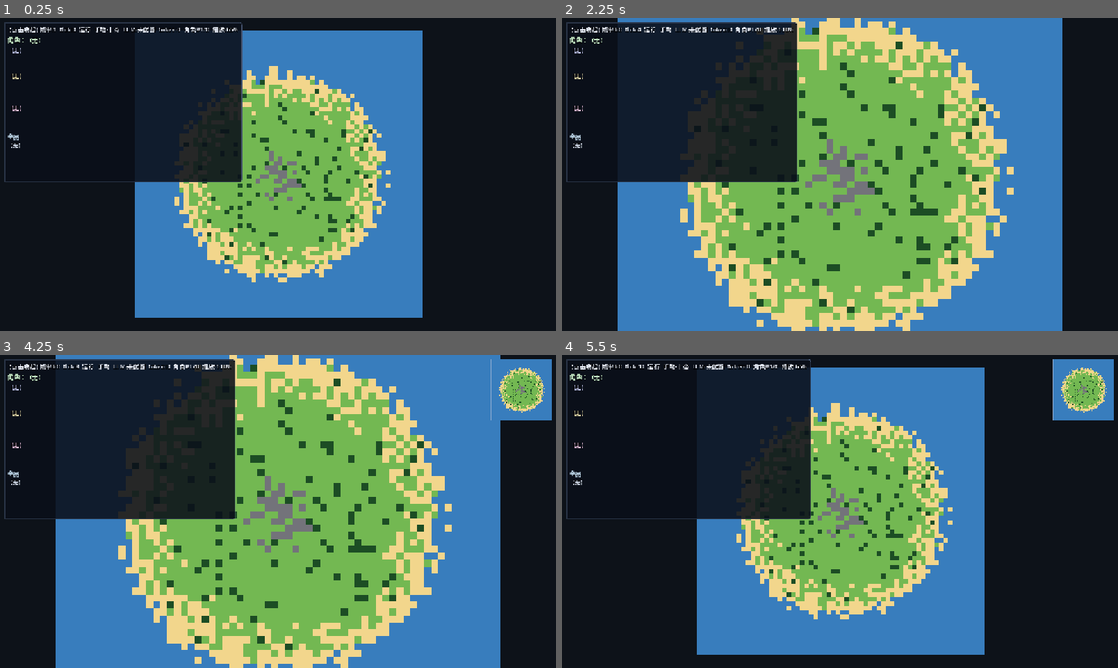
Above: before the commit, frames 1-4 (two rows, left to right).
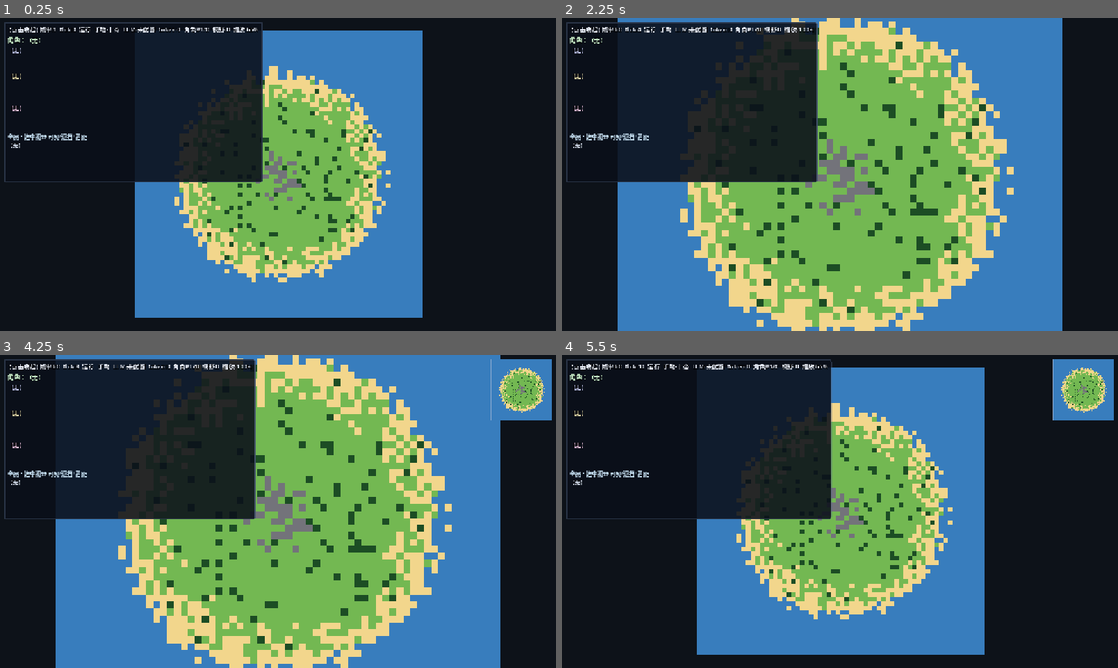
Above: after the commit, the same moments.

Repository: PU-UP/pixel_world
Game: Godot game, scene res://scenes/Main.tscn
Same seed, same stepped clock (60 frames per second), same inputs: the game is played once before the commit and once after it.
Inputs (mouse positions are in pixels of both pictures, inside the frame that each line leads up to):
- Up to frame 1 (0.25 s): no input
- Up to frame 2 (2.25 s): tap Enter at 0.5, 2 s; move the mouse to (962, 158) at 0.52 s; press the mouse at (962, 158) at 0.53 s; hold D (move_right) 0.53-1.28 s; tap Space at 1.25 s; move the mouse to (728, 190) at 1.27 s; release the mouse at (728, 190) at 1.28 s; hold S (move_down) 1.28-2.03 s; tap Tab (toggle_agent) at 1.35 s; move the mouse to (895, 105) at 2.02 s; hold D (move_right) from 2.03 s (still down); hold G (toggle_god_view) from 2.03 s (still down)
- Up to frame 3 (4.25 s): tap Space at 2.75 s; move the mouse to (250, 574) at 2.77 s; release D (move_right) at 2.78 s; release G (toggle_god_view) at 2.78 s; hold W (move_up) 2.78-3.53 s; click (250, 574) at 2.85 s; tap Enter at 3.5 s; move the mouse to (444, 558) at 3.52 s; hold A (move_left) from 3.53 s (still down); hold Tab (toggle_agent) from 3.53 s (still down); tap F6 (toggle_minimap) at 4.15 s
- Up to frame 4 (5.5 s): move the mouse to (673, 464) at 4.27 s; release Tab (toggle_agent) at 4.28 s; tap G (toggle_god_view) at 4.35 s; tap Space at 5 s; move the mouse to (867, 511) at 5.02 s; release A (move_left) at 5.03 s; press the mouse at (867, 511) at 5.03 s; hold S (move_down) from 5.03 s (still down)

The runs differ from the first frame. In frame 1, 2.1% of the frame differs, in the area x 3-48%, y 1-53%; in frame 2, 2.1%; in frame 3, 2.1%; in frame 4, 2.2%, in the area x 3-49%, y 1-53%.

Commit message:
feat: v2.3 line-of-sight blocking with god-view vision overlay
Trees and mountains occlude vision for fog, perception, and items. God view keeps the full map but highlights the selected agent's FOV so LOS gaps are visible. SAY still uses audio range.

Co-authored-by: Cursor <cursoragent@cursor.com>

Diff:
--- a/godot/scenes/Main.tscn
+++ b/godot/scenes/Main.tscn
@@ -156,7 +156,7 @@
 layout_mode = 2
 theme_override_colors/font_color = Color(0.78, 0.88, 0.95, 1)
 theme_override_font_sizes/font_size = 13
-text = "全员"
+text = "全员 · 选中视野"
 
 [node name="RosterScroll" type="ScrollContainer" parent="HUD/Root/HBox/ObservePanel/ObserveVBox"]
 custom_minimum_size = Vector2(0, 88)
--- a/godot/scripts/agent/comm.gd
+++ b/godot/scripts/agent/comm.gd
@@ -25,12 +25,16 @@
 	var out: Array = []
 	var r: int = observer.observation_radius_tiles
 	var ot := observer.get_tile_position()
+	var world = observer.game_world()
 	for p in _players:
 		if p == observer:
 			continue
 		var pt: Vector2i = p.get_tile_position()
-		if _tile_distance(ot, pt) <= r:
-			out.append(p)
+		if _tile_distance(ot, pt) > r:
+			continue
+		if world != null and not world.has_line_of_sight(ot, pt):
+			continue
+		out.append(p)
 	return out
 
 
--- a/godot/scripts/config_loader.gd
+++ b/godot/scripts/config_loader.gd
@@ -90,6 +90,10 @@
 	return bool(runtime.get("observer", {}).get("default_god", true))
 
 
+func observer_god_vision_overlay() -> bool:
+	return bool(runtime.get("observer", {}).get("god_vision_overlay", true))
+
+
 func save_cfg() -> Dictionary:
 	return runtime.get("save", {})
 
@@ -119,6 +123,17 @@
 
 func audio_radius() -> int:
 	return int(runtime.get("agent", {}).get("audio_radius", 10))
+
+
+func perception_los_enabled() -> bool:
+	return bool(runtime.get("agent", {}).get("los", true))
+
+
+func perception_los_block_names() -> Array:
+	var raw: Variant = runtime.get("agent", {}).get("los_block", ["tree", "mountain"])
+	if typeof(raw) != TYPE_ARRAY:
+		return ["tree", "mountain"]
+	return raw
 
 
 func memory_cfg() -> Dictionary:
--- a/godot/scripts/main.gd
+++ b/godot/scripts/main.gd
@@ -159,23 +159,22 @@
 func _update_view_mode() -> void:
 	if _fog == null:
 		return
+	var agent := _current_agent()
+	if agent != null:
+		_fog.set_exploration(agent.exploration)
+		_fog.set_vision_focus(agent.get_tile_position(), agent.observation_radius_tiles)
 	if _god_view:
 		_fog.set_god_mode(true)
 		_camera.set_view_mode(CameraRigScript.ViewMode.GOD_MAP)
+		_world.set_view_filter(null, true)
 	else:
 		_fog.set_god_mode(false)
 		_camera.set_view_mode(CameraRigScript.ViewMode.FOLLOW_AGENT)
-		var agent := _current_agent()
 		if agent != null:
-			_fog.set_exploration(agent.exploration)
 			_world.set_view_filter(agent.exploration, false)
 	_minimap.set_god_mode(_god_view)
-	if not _god_view:
-		var sel := _current_agent()
-		if sel != null:
-			_minimap.set_exploration(sel.exploration)
-	else:
-		_world.set_view_filter(null, true)
+	if not _god_view and agent != null:
+		_minimap.set_exploration(agent.exploration)
 
 
 func _apply_entity_visibility() -> void:
@@ -234,7 +233,11 @@
 	var tok: int = int(_logger.stats().get("tokens_total", 0))
 	var roster: String = "%d/%d" % [_coordinator.selected_index + 1, _coordinator.spawn_count()]
 	var zoom_pct: int = int(round(_camera.zoom.x * 100.0))
-	var status_core := "帧率:%d  tick:%d  %s  %s  %s  token:%d  角色#%s  缩放:%d%%" % [
+	var selected: PlayerScript = _current_agent()
+	var vis_n := 0
+	if selected != null and selected.exploration != null:
+		vis_n = selected.exploration.visible_count()
+	var status_core := "帧率:%d  tick:%d  %s  %s  %s  token:%d  角色#%s  视野:%d  缩放:%d%%" % [
 		Engine.get_frames_per_second(),
 		_clock.current_tick(),
 		pause_str,
@@ -242,13 +245,13 @@
 		llm_str,
 		tok,
 		roster,
+		vis_n,
 		zoom_pct,
 	]
 	if not _observe_details_visible:
 		_hud_status.text = "【点击展开】%s" % status_core
 		return
 	_hud_status.text = "【点击收起】%s" % status_core
-	var selected: PlayerScript = _current_agent()
 	if selected == null:
 		_hud_agent.text = "角色：（无）"
 		_hud_observation.text = "（无）"
@@ -271,6 +274,8 @@
 func _update_roster_hud() -> void:
 	if _hud_roster == null:
 		return
+	if _roster_header != null:
+		_roster_header.text = "全员 · 选中视野 可见/遮挡/超距"
 	var lines: PackedStringArray = PackedStringArray()
 	var observer := _current_agent()
 	for rec in _coordinator.records:
@@ -284,17 +289,7 @@
 		var mark := " "
 		if p == observer:
 			mark = ">"
-		var vis := "亮"
-		if not _god_view and observer != null and observer.exploration != null and p != observer:
-			var st: int = observer.exploration.get_state(tile.x, tile.y)
-			if st == ExplorationMap.TileVis.VISIBLE:
-				vis = "亮"
-			elif st == ExplorationMap.TileVis.EXPLORED:
-				vis = "灰"
-			else:
-				vis = "黑"
-		elif _god_view:
-			vis = "全"
+		var vis := _roster_vis_label(observer, p, tile)
 		var goal := ""
 		if rec.has("goals"):
 			goal = str(rec["goals"].current_goal)
@@ -307,6 +302,23 @@
 		if not goal.is_empty():
 			lines.append("  %s" % goal)
 	_hud_roster.text = "\n".join(lines) if lines.size() > 0 else "（无）"
+
+
+func _roster_vis_label(observer: PlayerScript, p: PlayerScript, tile: Vector2i) -> String:
+	if observer == null or observer.exploration == null:
+		return "?"
+	if p == observer:
+		return "自己"
+	var st: int = observer.exploration.get_state(tile.x, tile.y)
+	if st == ExplorationMap.TileVis.VISIBLE:
+		return "可见"
+	var r: int = observer.observation_radius_tiles
+	var ot: Vector2i = observer.get_tile_position()
+	var dx: int = tile.x - ot.x
+	var dy: int = tile.y - ot.y
+	if dx * dx + dy * dy <= r * r:
+		return "遮挡"
+	return "超距"
 
 
 func _update_memory_hud() -> void:
--- a/godot/scripts/player.gd
+++ b/godot/scripts/player.gd
@@ -578,7 +578,9 @@
 			get_tile_position(), on_target, observation_radius_tiles
 		)
 		if not found.is_empty():
-			return true
+			var item_tile: Vector2i = found.get("tile", Vector2i.ZERO)
+			if _world.has_line_of_sight(get_tile_position(), item_tile):
+				return true
 	return false
 
 
@@ -667,12 +669,15 @@
 		region_name = _world.state.region_name_at(Vector2i(cx, cy))
 	var r: int = observation_radius_tiles
 	var counts: Dictionary = {}
+	var origin := Vector2i(cx, cy)
 	for dy in range(-r, r + 1):
 		for dx in range(-r, r + 1):
 			if dx * dx + dy * dy > r * r:
 				continue
 			var tx: int = cx + dx
 			var ty: int = cy + dy
+			if not _world.has_line_of_sight(origin, Vector2i(tx, ty)):
+				continue
 			var name: String = _tile_name(_world.tile_at(Vector2(tx * TILE_SIZE, ty * TILE_SIZE)))
 			counts[name] = counts.get(name, 0) + 1
 	var parts: PackedStringArray = []
@@ -692,6 +697,8 @@
 	if _world != null and _world.state != null:
 		for item in _world.state.items_near(Vector2i(cx, cy), r):
 			var item_tile: Vector2i = item.get("tile", Vector2i.ZERO)
+			if not _world.has_line_of_sight(Vector2i(cx, cy), item_tile):
+				continue
 			item_parts.append("%s@(%d,%d)" % [str(item.get("item_id", "?")), item_tile.x, item_tile.y])
 	if item_parts.size() > 0:
 		_observation_text += " | 物品: " + ", ".join(item_parts)
--- a/godot/scripts/ui/fog_of_war.gd
+++ b/godot/scripts/ui/fog_of_war.gd
@@ -1,7 +1,8 @@
 extends Node2D
 class_name FogOfWarLayer
 ##
-## 战争迷雾：未探索=黑；已探索=该格快照地形（变暗）；当前视野=无遮罩
+## 跟随：未探索=黑；已探索=快照地形（变暗）；当前视野=无遮罩
+## 上帝：全图可见；可选标出选中 agent 的当前视野（含 LOS 缺口）
 ##
 
 const GameWorld = preload("res://scripts/world/world.gd")
@@ -10,8 +11,12 @@
 var _world: GameWorld = null
 var _exploration: ExplorationMap = null
 var _god_mode: bool = false
+var _focus_center: Vector2i = Vector2i.ZERO
+var _focus_radius: int = 0
 
 const COLOR_UNEXPLORED := Color(0.02, 0.02, 0.05, 1.0)
+const COLOR_GOD_VISIBLE := Color(1.0, 0.92, 0.42, 0.22)
+const COLOR_GOD_BLOCKED := Color(0.08, 0.04, 0.16, 0.42)
 
 
 func setup(world: GameWorld) -> void:
@@ -25,13 +30,22 @@
 	queue_redraw()
 
 
+func set_vision_focus(center: Vector2i, radius: int) -> void:
+	_focus_center = center
+	_focus_radius = radius
+	queue_redraw()
+
+
 func set_god_mode(on: bool) -> void:
 	_god_mode = on
 	queue_redraw()
 
 
 func _draw() -> void:
-	if _world == null or _god_mode:
+	if _world == null:
+		return
+	if _god_mode:
+		_draw_god_vision()
 		return
 	if _exploration == null:
 		return
@@ -52,3 +66,23 @@
 				c = c.darkened(0.4)
 				c.a = 1.0
 				draw_rect(rect, c)
+
+
+func _draw_god_vision() -> void:
+	if not Config.observer_god_vision_overlay():
+		return
+	if _exploration == null or _focus_radius <= 0:
+		return
+	var ts: int = GameWorld.TILE_SIZE
+	var r: int = _focus_radius
+	for dy in range(-r, r + 1):
+		for dx in range(-r, r + 1):
+			if dx * dx + dy * dy > r * r:
+				continue
+			var x: int = _focus_center.x + dx
+			var y: int = _focus_center.y + dy
+			var rect := Rect2(x * ts, y * ts, ts, ts)
+			if _exploration.get_state(x, y) == ExplorationMap.TileVis.VISIBLE:
+				draw_rect(rect, COLOR_GOD_VISIBLE)
+			else:
+				draw_rect(rect, COLOR_GOD_BLOCKED)
--- a/godot/scripts/world/exploration_map.gd
+++ b/godot/scripts/world/exploration_map.gd
@@ -23,6 +23,9 @@
 				continue
 			var tx: int = center.x + dx
 			var ty: int = center.y + dy
+			var cell := Vector2i(tx, ty)
+			if world != null and not world.has_line_of_sight(center, cell):
+				continue
 			var key: String = _key(tx, ty)
 			_visible[key] = true
 			var terrain: int = 0
@@ -49,6 +52,10 @@
 
 func explored_count() -> int:
 	return _explored.size()
+
+
+func visible_count() -> int:
+	return _visible.size()
 
 
 func get_state(x: int, y: int) -> int:
--- a/godot/scripts/world/world.gd
+++ b/godot/scripts/world/world.gd
@@ -28,6 +28,7 @@
 var rng: RandomNumberGenerator
 var _item_filter = null
 var _god_items: bool = true
+var _los_block_ids_cache: Dictionary = {}
 
 func _ready() -> void:
 	rng = RandomNumberGenerator.new()
@@ -84,6 +85,72 @@
 	if tile.x < 0 or tile.y < 0 or tile.x >= MAP_WIDTH or tile.y >= MAP_HEIGHT:
 		return Tile.WATER
 	return tiles[tile.y][tile.x]
+
+
+func blocks_sight(tile: Vector2i) -> bool:
+	return _los_block_ids().has(tile_at_tile(tile))
+
+
+func has_line_of_sight(from: Vector2i, to: Vector2i) -> bool:
+	if not Config.perception_los_enabled():
+		return true
+	if from == to:
+		return true
+	var cells: Array = _trace_line(from, to)
+	for i in range(cells.size() - 1):
+		var cell: Vector2i = cells[i]
+		if cell == from:
+			continue
+		if blocks_sight(cell):
+			return false
+	return true
+
+
+func _los_block_ids() -> Dictionary:
+	if not _los_block_ids_cache.is_empty():
+		return _los_block_ids_cache
+	for raw in Config.perception_los_block_names():
+		var tid: int = _tile_id_from_name(str(raw))
+		if tid >= 0:
+			_los_block_ids_cache[tid] = true
+	return _los_block_ids_cache
+
+
+func _tile_id_from_name(name: String) -> int:
+	match name.strip_edges().to_lower():
+		"grass":
+			return Tile.GRASS
+		"sand":
+			return Tile.SAND
+		"water":
+			return Tile.WATER
+		"tree":
+			return Tile.TREE
+		"mountain":
+			return Tile.MOUNTAIN
+		_:
+			return -1
+
+
+func _trace_line(a: Vector2i, b: Vector2i) -> Array:
+	var cells: Array = [a]
+	var x: int = a.x
+	var y: int = a.y
+	var dx: int = absi(b.x - a.x)
+	var dy: int = absi(b.y - a.y)
+	var sx: int = 1 if a.x < b.x else -1
+	var sy: int = 1 if a.y < b.y else -1
+	var err: int = dx - dy
+	while x != b.x or y != b.y:
+		var e2: int = err * 2
+		if e2 > -dy:
+			err -= dy
+			x += sx
+		if e2 < dx:
+			err += dx
+			y += sy
+		cells.append(Vector2i(x, y))
+	return cells
 
 # ------------------------------------------------------------------
 # 程序化生成:粗略的"椭圆岛屿 + 中心山 + 海岸沙滩 + 边上海水"
Not shown, changed: AGENTS.md
Not shown, changed: config/runtime.yaml
Not shown, changed: docs/agent-handoff.md
